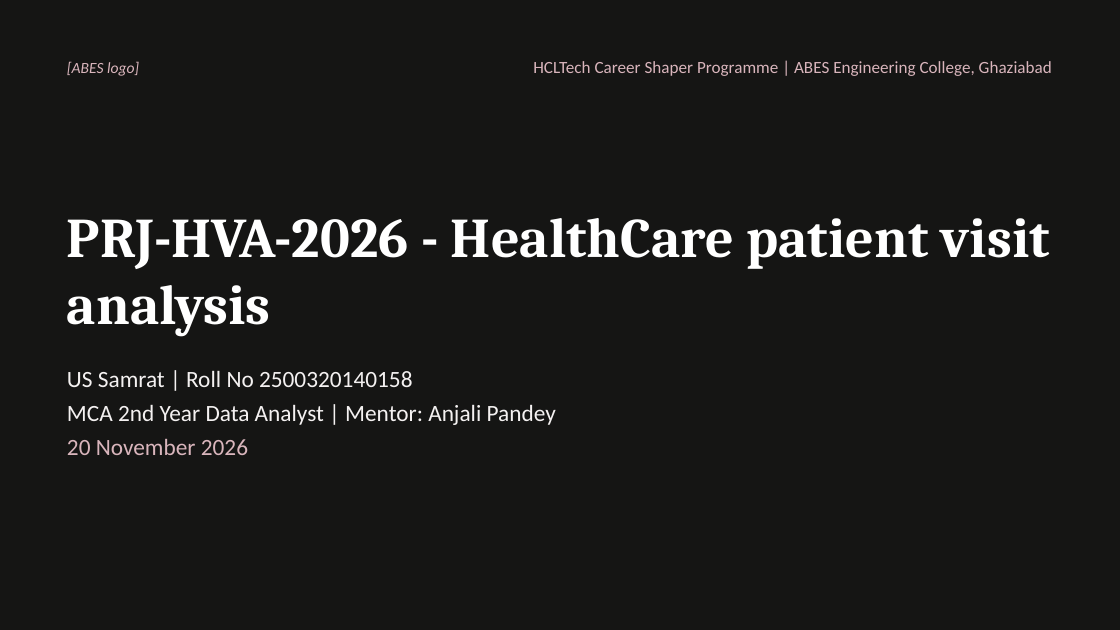
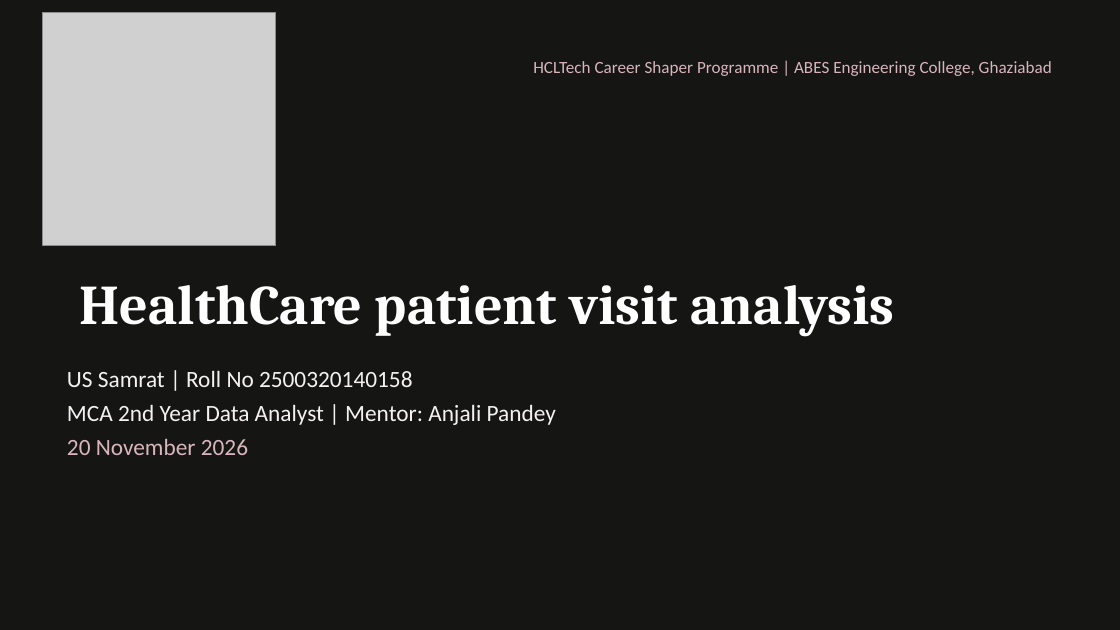
Before and after one commit to ksamrat629-cell/College-mini-Project-, a slide deck: slide 1 of docs/18_Presentation.pptx. Drawn at 1120x630 pixels with LibreOffice and Linux fonts; fonts in the diff are those of the drawing; grey boxes stand for pictures. Boxes give left, top, right and bottom in pixels: in the first picture for what was removed or moved away, otherwise in the second. Text is boxed around its words. In the diff, an @@ line names an element or a change of style, - is before the commit and + after.

```diff
--- a/docs/18_Presentation.pptx
+++ b/docs/18_Presentation.pptx
@@ picture added at [43,12,276,245] @@
@@ text removed at [67,61,139,76] @@
-[ABES logo]
@@ text at [79,285,895,337]: text changed @@
-PRJ-HVA-2026 - HealthCare patient visit analysis
+HealthCare patient visit analysis
```
Also in this commit, not shown: 2 other slides changed, 3 other files.
